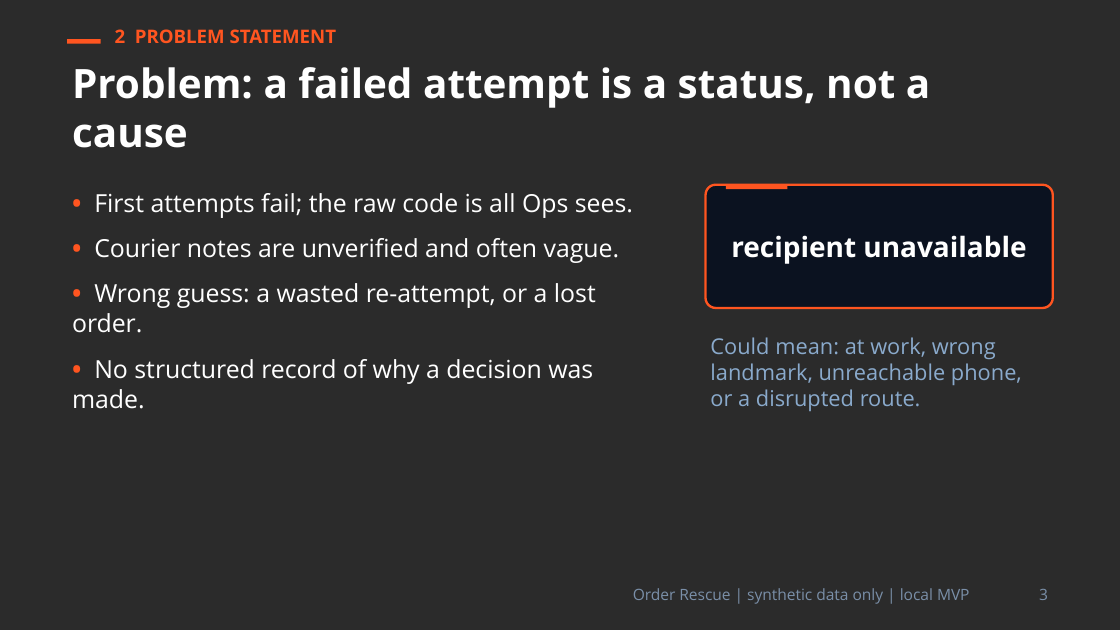
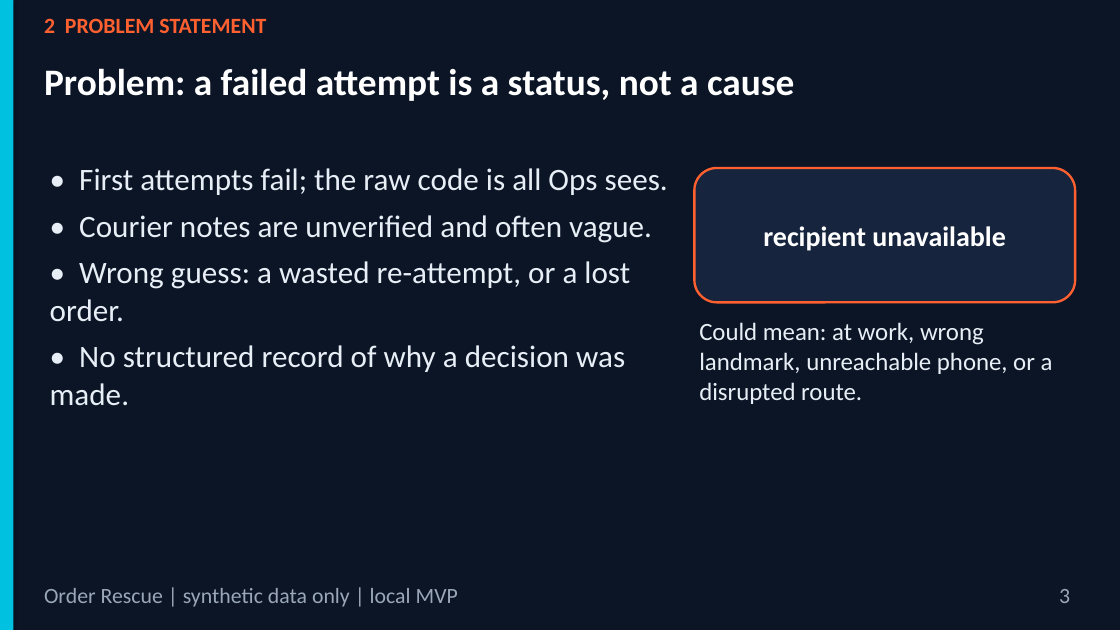
Before and after one commit to PhucNg2k/OrderResuce-Agent-Skill, a slide deck: slide 3 of docs/slides/Order_Rescue_Pitch_Deck.pptx. Drawn at 1120x630 pixels with LibreOffice and Linux fonts; fonts in the diff are those of the drawing; background and template pictures are left out; a plain dark background stands for a picture behind light text. Boxes give left, top, right and bottom in pixels: in the first picture for what was removed or moved away, otherwise in the second. Text is boxed around its words. In the diff, an @@ line names an element or a change of style, - is before the commit and + after.

```diff
--- a/docs/slides/Order_Rescue_Pitch_Deck.pptx
+++ b/docs/slides/Order_Rescue_Pitch_Deck.pptx
@@ background picture (left out) to #0B1526 @@
@@ rectangle added at [0,0,13,629], fill #00C2E0 @@
@@ text "2 PROBLEM STATEMENT": place and size @@
-text "2 PROBLEM STATEMENT" at [115,29,337,43]
+text "2 PROBLEM STATEMENT" at [44,18,266,33]
@@ text "2 PROBLEM STATEMENT" at [44,18,266,33]: size 12 to 14 pt, font Open Sans to Calibri, text colour #FF5520 to #FF6030; more space between paragraphs @@
@@ text "Problem: a failed attempt is ...": place and size @@
-text "Problem: a failed attempt is ..." at [72,67,930,148]
+text "Problem: a failed attempt is ..." at [44,68,794,101]
@@ text "Problem: a failed attempt is ..." at [44,68,794,101]: size 26 to 24 pt, font Open Sans to Calibri; more space between paragraphs @@
@@ rectangle removed at [67,39,101,44] @@
@@ text "• First attempts fail; the ...": place and size @@
-text "• First attempts fail; the ..." at [72,193,633,409]
+text "• First attempts fail; the ..." at [50,168,668,406]
@@ text "• First attempts fail; the ..." at [50,168,668,406]: size 16 to 20 pt, font Open Sans to Calibri, text colour #FFFFFF to #E8EEF6; text colour #FF5520 to #E8EEF6, bold off in "•", "•", "•", "•"; less space between paragraphs @@
@@ rounded rectangle "recipient unavailable": place and size @@
-rounded rectangle "recipient unavailable" at [706,185,1053,308]
+rounded rectangle "recipient unavailable" at [694,168,1075,302]
@@ rounded rectangle "recipient unavailable" at [694,168,1075,302]: font Open Sans to Calibri; fill #0B1220 to #16253D; outline #FF5520 1.5 pt to #FF6030 1.5 pt; proportions changed @@
@@ rectangle removed at [726,185,787,189] @@
@@ text "Could mean: at work, wrong ...": place and size @@
-text "Could mean: at work, wrong ..." at [710,337,1022,411]
+text "Could mean: at work, wrong ..." at [699,322,1053,404]
@@ text "Could mean: at work, wrong ..." at [699,322,1053,404]: size 14 to 16 pt, font Open Sans to Calibri, text colour #8AAACC to #E8EEF6; more space between paragraphs @@
@@ text "Order Rescue | synthetic data ...": place and size @@
-text "Order Rescue | synthetic data ..." at [633,588,970,604]
+text "Order Rescue | synthetic data ..." at [44,588,458,607]
@@ text "Order Rescue | synthetic data ..." at [44,588,458,607]: size 10 to 14 pt, font Open Sans to Calibri, text colour #7A8FA8 to #9AA7B8; alignment right to left; more space between paragraphs @@
@@ text "3": place and size @@
-text "3" at [1039,589,1048,600]
+text "3" at [1059,589,1070,603]
@@ text "3" at [1059,589,1070,603]: size 10 to 14 pt, font Open Sans to Calibri, text colour #7A8FA8 to #9AA7B8; more space between paragraphs @@
```
Also in this commit, not shown: 14 other slides changed, 4 other files.
